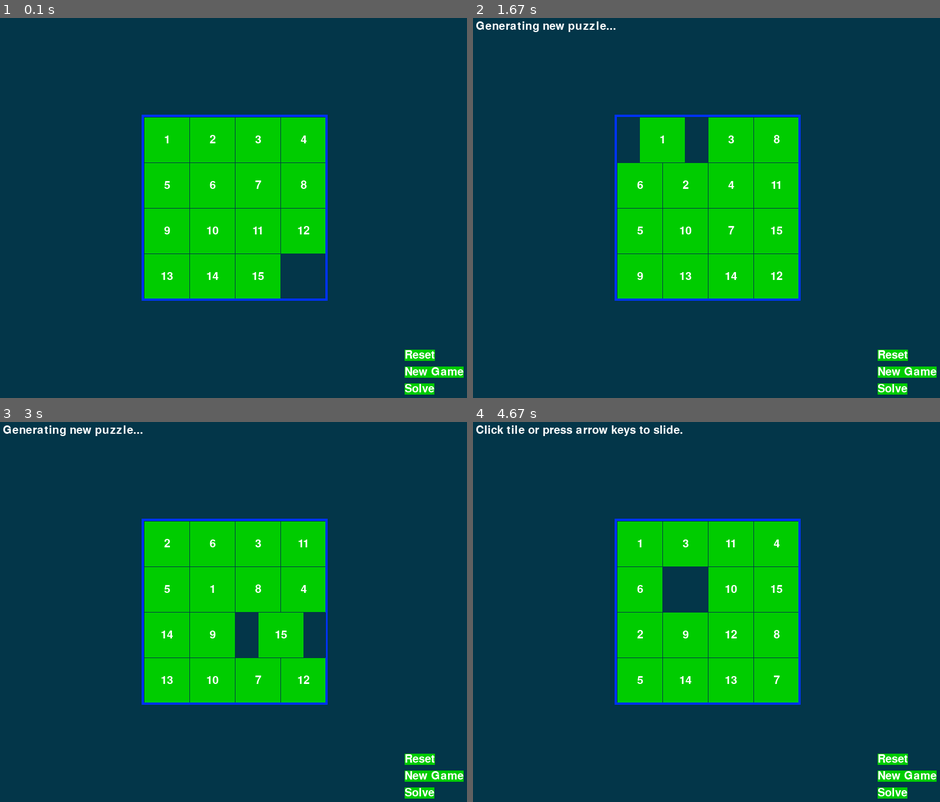
Above: before the commit, frames 1-4 (two rows, left to right).
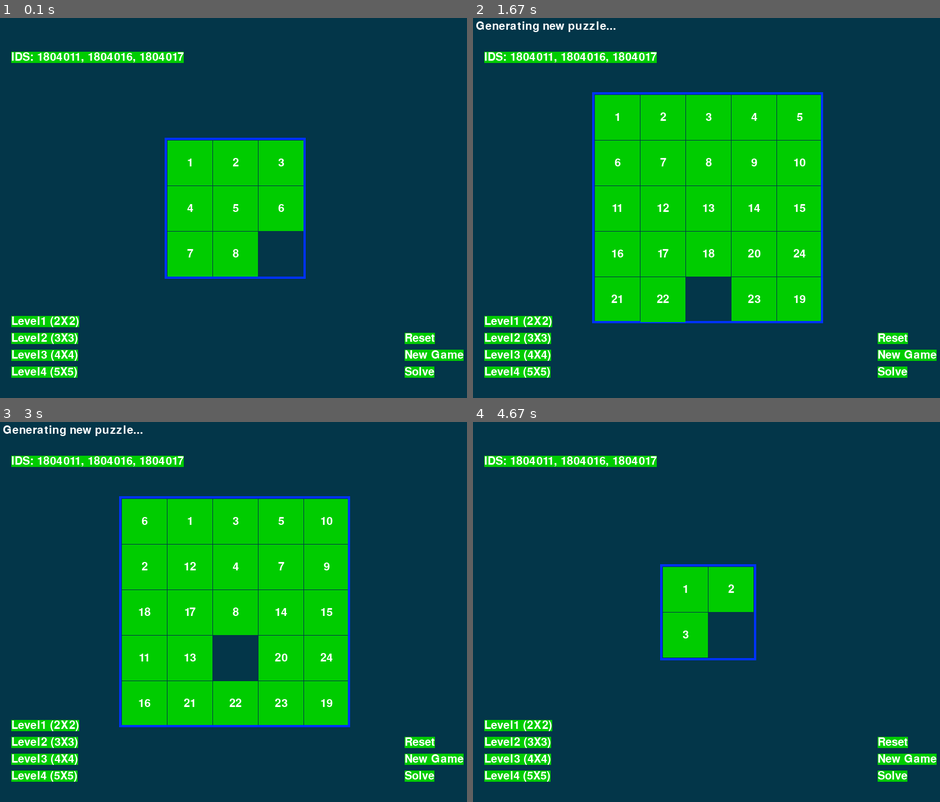
Above: after the commit, the same moments.

Repository: kawsar-pie/slide-puzzle-with-hand-gestures
Game: pygame game, started from slide-puzzle.py
Same seed, same stepped clock (60 frames per second), same inputs: the game is played once before the commit and once after it.
Inputs (mouse positions are in pixels of both pictures, inside the frame that each line leads up to):
- Up to frame 1 (0.1 s): no input
- Up to frame 2 (1.67 s): click (519, 371) at 0.88 s, where only the run after the commit has a clickable "Level4 (5X5)"
- Up to frame 3 (3 s): no input
- Up to frame 4 (4.67 s): click (818, 555) at 4.22 s; click (519, 726) at 4.55 s, where only the run after the commit has a clickable "Level1 (2X2)"

The runs differ from the first frame. In frame 1, 13% of the frame differs, in the area x 2-100%, y 8-100%; in frame 2, 18%; in frame 3, 18%; in frame 4, 21%, in the area x 0-100%, y 0-100%.

Commit message:
level added in slide puzzle

Diff:
--- a/slide-puzzle.py
+++ b/slide-puzzle.py
@@ -5,8 +5,8 @@
 import asyncio
 
 # Create the constants (go ahead and experiment with different values)
-BOARDWIDTH = 4  # number of columns in the board
-BOARDHEIGHT = 4  # number of rows in the board
+BOARDWIDTH = 3  # number of columns in the board
+BOARDHEIGHT = 3  # number of rows in the board
 TILESIZE = 80
 WINDOWWIDTH = 840
 WINDOWHEIGHT = 680
@@ -42,7 +42,7 @@
 
 
 async def main():
-    global FPSCLOCK, DISPLAYSURF, BASICFONT, RESET_SURF, RESET_RECT, NEW_SURF, NEW_RECT, SOLVE_SURF, SOLVE_RECT
+    global XMARGIN, YMARGIN, BOARDWIDTH, BOARDHEIGHT, FPSCLOCK, DISPLAYSURF, BASICFONT, RESET_SURF, RESET_RECT, NEW_SURF, NEW_RECT, SOLVE_SURF, SOLVE_RECT, LEVEL1_SURF, LEVEL1_RECT,LEVEL2_SURF, LEVEL2_RECT,LEVEL3_SURF, LEVEL3_RECT,LEVEL4_SURF, LEVEL4_RECT,IDS_SURF, IDS_RECT
 
     pygame.init()
     FPSCLOCK = pygame.time.Clock()
@@ -52,13 +52,23 @@
 
     # Store the option buttons and their rectangles in OPTIONS.
     RESET_SURF, RESET_RECT = makeText(
-        'Reset',    TEXTCOLOR, TILECOLOR, WINDOWWIDTH - 120, WINDOWHEIGHT - 90)
+        'Reset',    TEXTCOLOR, TILECOLOR, WINDOWWIDTH - 120, WINDOWHEIGHT - 120)
     NEW_SURF,   NEW_RECT = makeText(
-        'New Game', TEXTCOLOR, TILECOLOR, WINDOWWIDTH - 120, WINDOWHEIGHT - 60)
+        'New Game', TEXTCOLOR, TILECOLOR, WINDOWWIDTH - 120, WINDOWHEIGHT - 90)
     SOLVE_SURF, SOLVE_RECT = makeText(
-        'Solve',    TEXTCOLOR, TILECOLOR, WINDOWWIDTH - 120, WINDOWHEIGHT - 30)
-
-    mainBoard, solutionSeq = generateNewPuzzle(100)
+        'Solve',    TEXTCOLOR, TILECOLOR, WINDOWWIDTH - 120, WINDOWHEIGHT - 60)
+    LEVEL1_SURF, LEVEL1_RECT = makeText(
+        "Level1 (2X2)",    TEXTCOLOR, TILECOLOR, 20, WINDOWHEIGHT - 150)
+    LEVEL2_SURF, LEVEL2_RECT = makeText(
+        "Level2 (3X3)",    TEXTCOLOR, TILECOLOR, 20, WINDOWHEIGHT - 120)
+    LEVEL3_SURF, LEVEL3_RECT = makeText(
+        "Level3 (4X4)",    TEXTCOLOR, TILECOLOR, 20, WINDOWHEIGHT - 90)
+    LEVEL4_SURF, LEVEL4_RECT = makeText(
+        "Level4 (5X5)",    TEXTCOLOR, TILECOLOR, 20, WINDOWHEIGHT - 60)
+    IDS_SURF, IDS_RECT = makeText(
+        "IDS: 1804011, 1804016, 1804017", TEXTCOLOR, TILECOLOR, 20, 60)
+
+    mainBoard, solutionSeq = generateNewPuzzle(10)
     # a solved board is the same as the board in a start state.
     SOLVEDBOARD = getStartingBoard()
     allMoves = []  # list of moves made from the solved configuration
@@ -91,6 +101,50 @@
                     elif SOLVE_RECT.collidepoint(event.pos):
                         # clicked on Solve button
                         resetAnimation(mainBoard, solutionSeq + allMoves)
+                        allMoves = []
+                    elif LEVEL1_RECT.collidepoint(event.pos):
+                        # clicked on Level1 button
+                        BOARDWIDTH = 2
+                        BOARDHEIGHT = 2
+                        XMARGIN = int(
+                            (WINDOWWIDTH - (TILESIZE * BOARDWIDTH + (BOARDWIDTH - 1))) / 2)
+                        YMARGIN = int(
+                            (WINDOWHEIGHT - (TILESIZE * BOARDHEIGHT + (BOARDHEIGHT - 1))) / 2)
+                        mainBoard, solutionSeq = generateNewPuzzle(2*15)
+                        SOLVEDBOARD = getStartingBoard()
+                        allMoves = []
+                    elif LEVEL2_RECT.collidepoint(event.pos):
+                        # clicked on Level1 button
+                        BOARDWIDTH = 3
+                        BOARDHEIGHT = 3
+                        XMARGIN = int(
+                            (WINDOWWIDTH - (TILESIZE * BOARDWIDTH + (BOARDWIDTH - 1))) / 2)
+                        YMARGIN = int(
+                            (WINDOWHEIGHT - (TILESIZE * BOARDHEIGHT + (BOARDHEIGHT - 1))) / 2)
+                        mainBoard, solutionSeq = generateNewPuzzle(3*15)
+                        SOLVEDBOARD = getStartingBoard()
+                        allMoves = []
+                    elif LEVEL3_RECT.collidepoint(event.pos):
+                        # clicked on Level1 button
+                        BOARDWIDTH = 4
+                        BOARDHEIGHT = 4
+                        XMARGIN = int(
+                            (WINDOWWIDTH - (TILESIZE * BOARDWIDTH + (BOARDWIDTH - 1))) / 2)
+                        YMARGIN = int(
+                            (WINDOWHEIGHT - (TILESIZE * BOARDHEIGHT + (BOARDHEIGHT - 1))) / 2)
+                        mainBoard, solutionSeq = generateNewPuzzle(4*15)
+                        SOLVEDBOARD = getStartingBoard()
+                        allMoves = []
+                    elif LEVEL4_RECT.collidepoint(event.pos):
+                        # clicked on Level1 button
+                        BOARDWIDTH = 5
+                        BOARDHEIGHT = 5
+                        XMARGIN = int(
+                            (WINDOWWIDTH - (TILESIZE * BOARDWIDTH + (BOARDWIDTH - 1))) / 2)
+                        YMARGIN = int(
+                            (WINDOWHEIGHT - (TILESIZE * BOARDHEIGHT + (BOARDHEIGHT - 1))) / 2)
+                        mainBoard, solutionSeq = generateNewPuzzle(5*15)
+                        SOLVEDBOARD = getStartingBoard()
                         allMoves = []
                 else:
                     # check if the clicked tile was next to the blank spot
@@ -266,6 +320,11 @@
     pygame.draw.rect(DISPLAYSURF, BORDERCOLOR, (left - 5,
                      top - 5, width + 11, height + 11), 4)
 
+    DISPLAYSURF.blit(LEVEL1_SURF, LEVEL1_RECT)
+    DISPLAYSURF.blit(LEVEL2_SURF, LEVEL2_RECT)
+    DISPLAYSURF.blit(LEVEL3_SURF, LEVEL3_RECT)
+    DISPLAYSURF.blit(LEVEL4_SURF, LEVEL4_RECT)
+    DISPLAYSURF.blit(IDS_SURF, IDS_RECT)
     DISPLAYSURF.blit(RESET_SURF, RESET_RECT)
     DISPLAYSURF.blit(NEW_SURF, NEW_RECT)
     DISPLAYSURF.blit(SOLVE_SURF, SOLVE_RECT)
